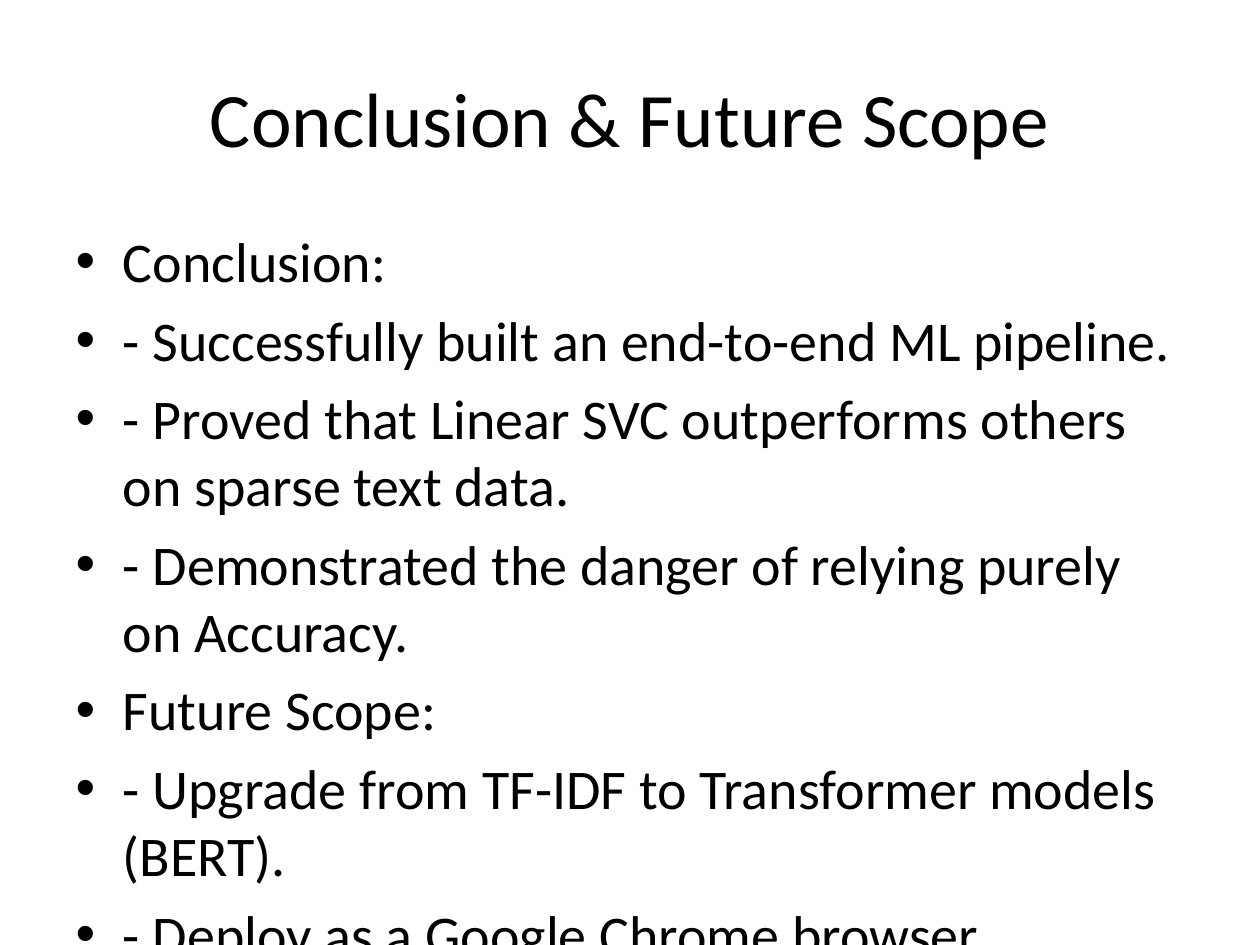
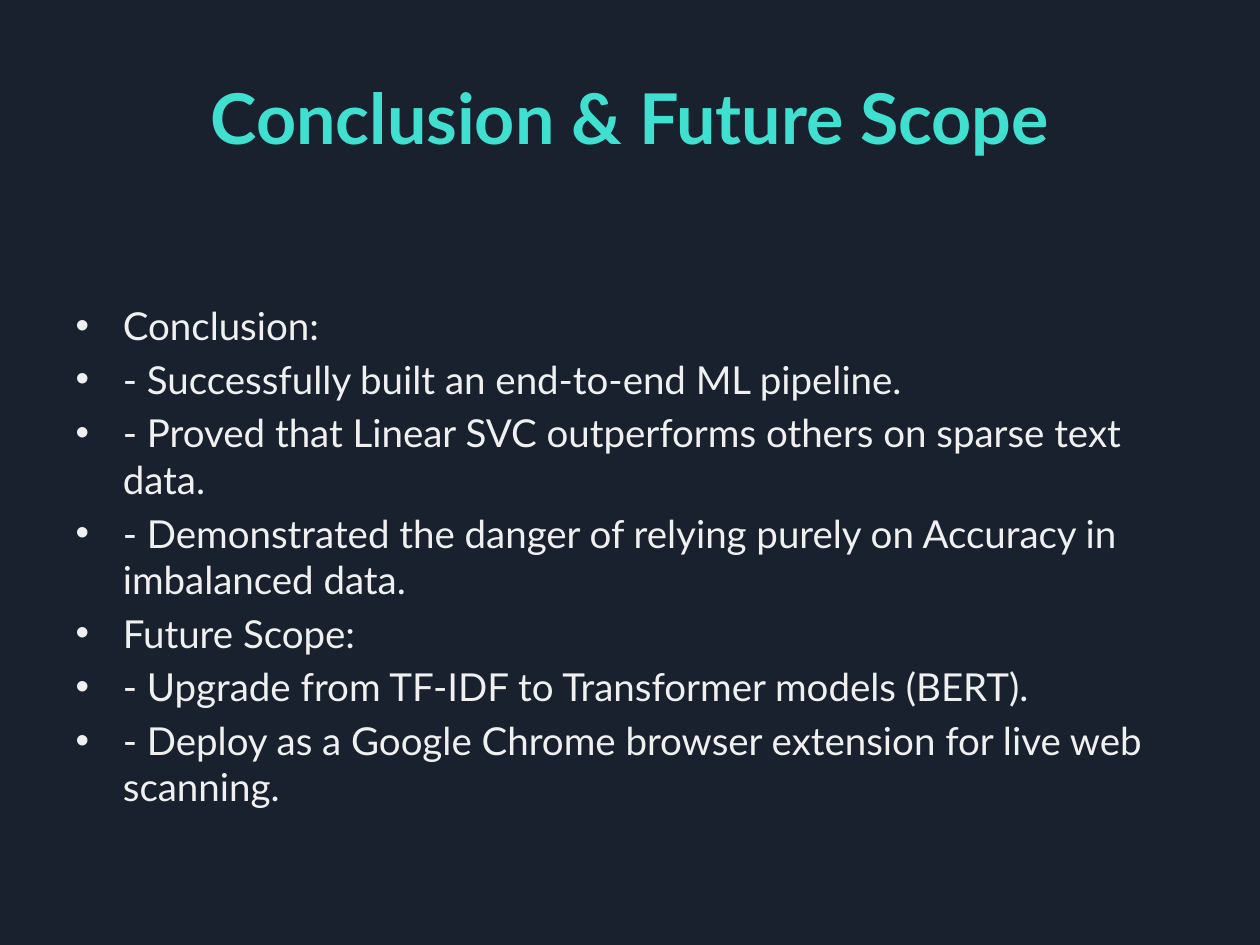
Before and after one commit to samreenrizvii/fake_job_detection, a slide deck: slide 10 of docs/TrueJob_Presentation.pptx. Drawn at 1260x945 pixels with LibreOffice and Linux fonts; fonts in the diff are those of the drawing. Boxes give left, top, right and bottom in pixels: in the first picture for what was removed or moved away, otherwise in the second. Text is boxed around its words. In the diff, an @@ line names an element or a change of style, - is before the commit and + after.

Commit message:
Enhance PPT presentation with a dark cyan theme

```diff
--- a/docs/TrueJob_Presentation.pptx
+++ b/docs/TrueJob_Presentation.pptx
@@ background #FFFFFF to #18212D @@
@@ title "Conclusion & Future Scope" at box(211, 92, 1049, 156): size 44 to 40 pt, font Calibri to Lato, text colour #000000 to #40E0D0, bold on @@
@@ text at box(123, 311, 1142, 808): size 32 to 22 pt, font Calibri to Lato, text colour #000000 to #F0F0F0 in "Conclusion:", "- Successfully built an end-to-end ML pipeline.", "- Proved that Linear SVC outperforms others ...", "Future Scope:" and 2 more places; less space between paragraphs @@
@@ text at box(123, 519, 1117, 595): text changed; size 32 to 22 pt; font Calibri to Lato; text colour #000000 to #F0F0F0 @@
-• - Demonstrated the danger of relying purely on Accuracy.
+• - Demonstrated the danger of relying purely on Accuracy in imbalanced data.
```
Also in this commit, not shown: 9 other slides changed, 1 other file.
